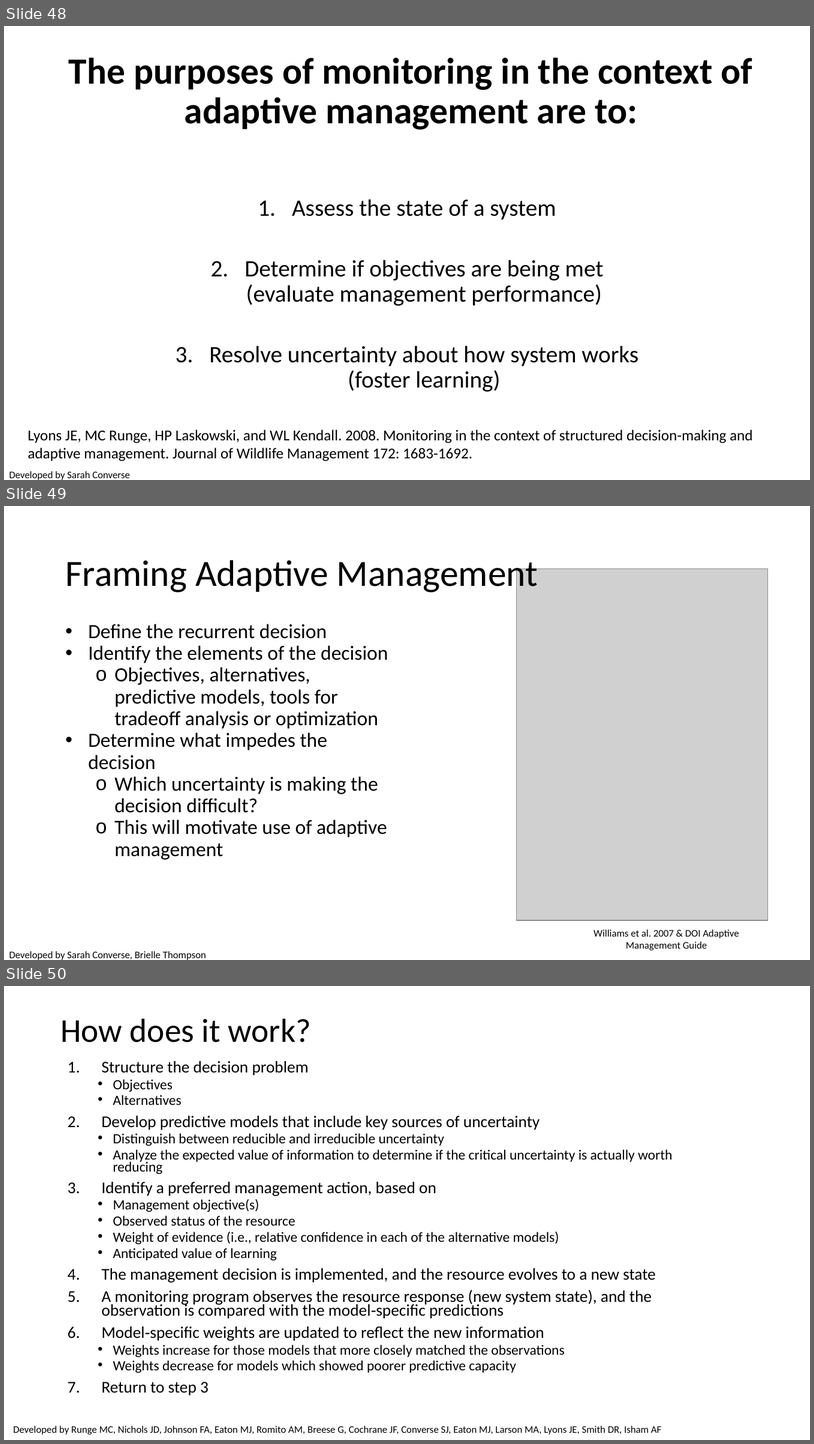
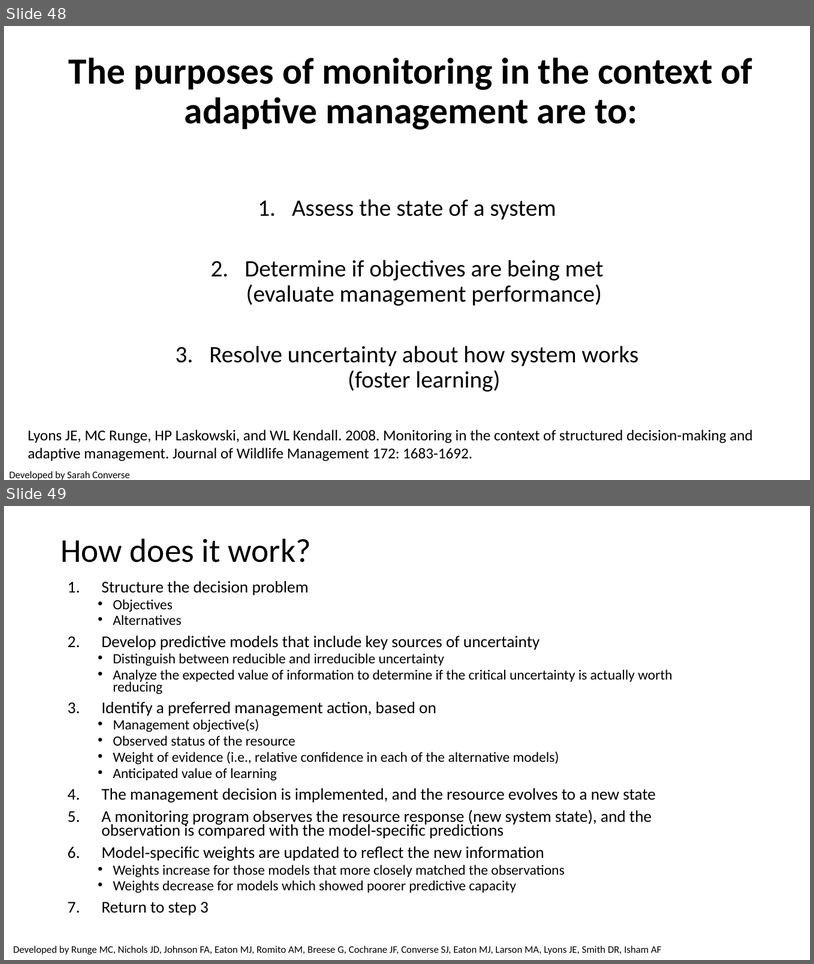
Before and after one commit to briellekthompson/NATR_8001_DecisionAnalysis_Fall25_Mizzou, a slide deck: material/Week6-UncertaintyPart1/Week6_SDM_Mizzou.pptx. Shown one above the other, each under a label of ours: slides 48, 49 and 50 before the commit, slides 48 and 49 after it. The pictures are 814x1444 and 814x964 pixels, drawn with LibreOffice and Linux fonts; fonts in the diff are those of the drawing; grey boxes stand for pictures. Boxes give left, top, right and bottom in pixels: in the first picture for what was removed or moved away, otherwise in the second. Text is boxed around its words. In the diff, an @@ line names an element or a change of style, - is before the commit and + after.

```diff
--- a/material/Week6-UncertaintyPart1/Week6_SDM_Mizzou.pptx
+++ b/material/Week6-UncertaintyPart1/Week6_SDM_Mizzou.pptx
@@ slide 49 removed at bbox=[4, 506, 810, 960], background #FFFFFF @@
@@ title removed at bbox=[65, 560, 538, 595] @@
-Framing Adaptive Management
@@ picture removed at bbox=[517, 569, 768, 921] @@
@@ text removed at bbox=[88, 624, 388, 859] @@
-• Define the recurrent decision
-• Identify the elements of the decision
-  o Objectives, alternatives, predictive models, tools for tradeoff analysis or optimization
-• Determine what impedes the decision
-  o Which uncertainty is making the decision difficult?
-  o This will motivate use of adaptive management
@@ text removed at bbox=[594, 929, 739, 950] @@
-Williams et al. 2007 & DOI Adaptive Management Guide
@@ text removed at bbox=[9, 951, 206, 960] @@
-Developed by Sarah Converse, Brielle Thompson
@@ what was slide 50 is now slide 49 @@
```
Also in this commit, not shown: 8 slides changed, 3 slides added, 2 other slides removed, 3 other files.
